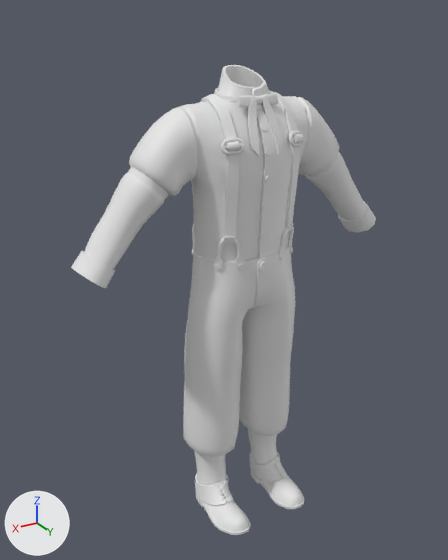
The FBX model Assets/Content/3Dmodels/Attires/Citizens/MiddleClass/Type3/3Dmodel_Attire_Citizen_MiddleClass_Type3.fbx as it was, and as the next commit left it.
The view is the same before and after, from a 50 mm lens placed at (1.064, 1.652, 1.74), pointed at (0.061, -0.019, 0.905). The axes (+X, +Y, +Z) are drawn at lower left. The lights are the same throughout. The picture after the commit comes second.

In view in the first picture: 'Attire_Citizen_MiddleClass_Type3'.
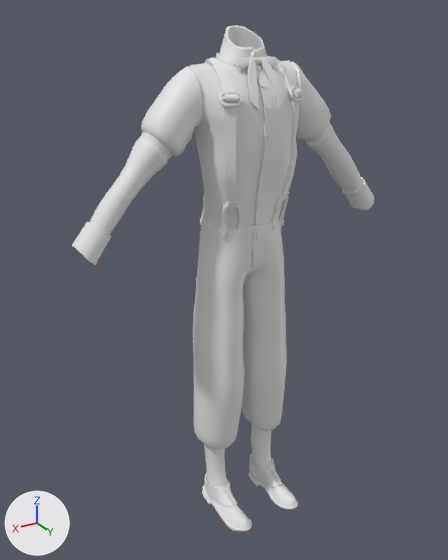
Commit message: Updated Citizens Attires with BlendShapes

The newer file adds a shape key; the second version is drawn at full value of the shape key 'BlendShape_BodyType_Male_Thin' of 'Attire_Citizen_MiddleClass_Type3', and the change is written as the vertex moves it makes.

Boxes [x1, y1, x2, y2] around the edits, measured in the pictures (448 x 560 px; the box of a moved part takes in the faces that stretch with it):
'Attire_Citizen_MiddleClass_Type3', reshaped (7% taller): before [71, 65, 376, 535]; after [72, 26, 374, 531]
part 1 of me_attire_citizen_middleclass_type3, moved or reshaped: before [289, 131, 303, 147]; after [289, 86, 302, 102]
part 2 of me_attire_citizen_middleclass_type3, moved or reshaped: before [214, 264, 220, 270]; after [220, 232, 225, 238]
part 3 of me_attire_citizen_middleclass_type3, moved or reshaped: before [221, 138, 245, 155]; after [218, 91, 243, 108]
part 4 of me_attire_citizen_middleclass_type3, moved or reshaped: before [261, 124, 267, 131]; after [261, 82, 267, 88]
part 5 of me_attire_citizen_middleclass_type3, moved or reshaped: before [265, 148, 272, 156]; after [265, 102, 272, 109]
part 6 of me_attire_citizen_middleclass_type3, moved or reshaped: before [265, 176, 271, 183]; after [266, 131, 273, 139]
part 7 of me_attire_citizen_middleclass_type3, moved or reshaped: before [261, 233, 267, 239]; after [258, 197, 263, 204]
part 8 of me_attire_citizen_middleclass_type3, moved or reshaped: before [257, 104, 262, 110]; after [256, 64, 261, 71]
part 9 of me_attire_citizen_middleclass_type3, moved or reshaped: before [71, 65, 376, 535]; after [72, 26, 374, 531]

The change, as a diff of the scene's bpy script:
```diff
--- a/Assets/Content/3Dmodels/Attires/Citizens/MiddleClass/Type3/3Dmodel_Attire_Citizen_MiddleClass_Type3.fbx.py
+++ b/Assets/Content/3Dmodels/Attires/Citizens/MiddleClass/Type3/3Dmodel_Attire_Citizen_MiddleClass_Type3.fbx.py
@@ me_attire_citizen_middleclass_type3 @@
 # used by ob_attire_citizen_middleclass_type3; location = (0.0, 0.0, 0.0); rotation_euler = (0.0, 0.0, 3.142), in degrees (0, 0, 180)
-me_attire_citizen_middleclass_type3.from_pydata(...)  # 4631 vertices, 4829 faces; spans x -0.58..0.58, y -0.23..0.14, z 0.0..1.59
+me_attire_citizen_middleclass_type3.from_pydata(...)  # 4631 vertices, 4829 faces; spans x -0.57..0.57, y -0.23..0.13, z 0.0..1.71
+# me_attire_citizen_middleclass_type3 part 1: the loose piece of 162 vertices spanning x 0.08..0.15, y -0.14..-0.1, z 1.36..1.41 is moved by (0.0, 0.01, 0.13)
+# me_attire_citizen_middleclass_type3 part 2: the loose piece of 25 vertices spanning x -0.15..-0.14, y -0.09..-0.07, z 1.0..1.01 is moved by (0.03, 0.02, 0.1)
+# me_attire_citizen_middleclass_type3 part 3: the loose piece of 162 vertices spanning x -0.15..-0.08, y -0.14..-0.1, z 1.36..1.41 is moved by (0.0, 0.01, 0.13)
+# me_attire_citizen_middleclass_type3 part 4: the loose piece of 26 vertices spanning x -0.01..0.01, y -0.12..-0.1, z 1.42..1.44 is moved by (0.0, 0.01, 0.12)
+# me_attire_citizen_middleclass_type3 part 5: the loose piece of 26 vertices spanning x -0.01..0.01, y -0.14..-0.13, z 1.35..1.37 is moved by (0.0, 0.0, 0.13)
+# me_attire_citizen_middleclass_type3 part 6: the loose piece of 26 vertices spanning x -0.01..0.01, y -0.14..-0.13, z 1.27..1.29 is moved by (0.0, 0.0, 0.13)
+# me_attire_citizen_middleclass_type3 part 7: the loose piece of 26 vertices spanning x -0.01..0.01, y -0.13..-0.12, z 1.08..1.11 is moved by (0.0, 0.03, 0.11)
+# me_attire_citizen_middleclass_type3 part 8: the loose piece of 26 vertices spanning x -0.01..0.01, y -0.08..-0.07, z 1.47..1.5 is moved by (0.0, 0.01, 0.11)
+# me_attire_citizen_middleclass_type3 part 9: 3811 of 4631 vertices moved; they spanned x -0.58..0.58, y -0.23..0.14, z 0.0..1.59 and now span x -0.57..0.57, y -0.23..0.13, z 0.0..1.71; mean shift (0.0, 0.0, 0.09); largest move (-0.21, -0.03, 1.28) -> (-0.18, -0.02, 1.44)
+# other edits to the shape of me_attire_citizen_middleclass_type3 do not show in these pictures
```
